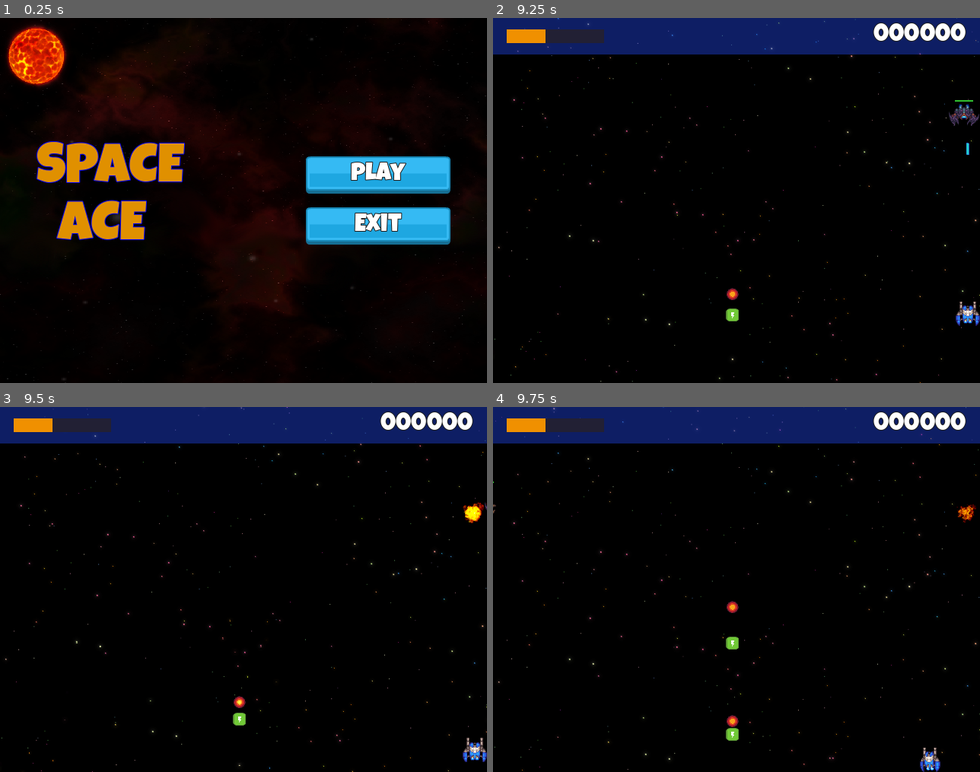
Above: before the commit, frames 1-4 (two rows, left to right).
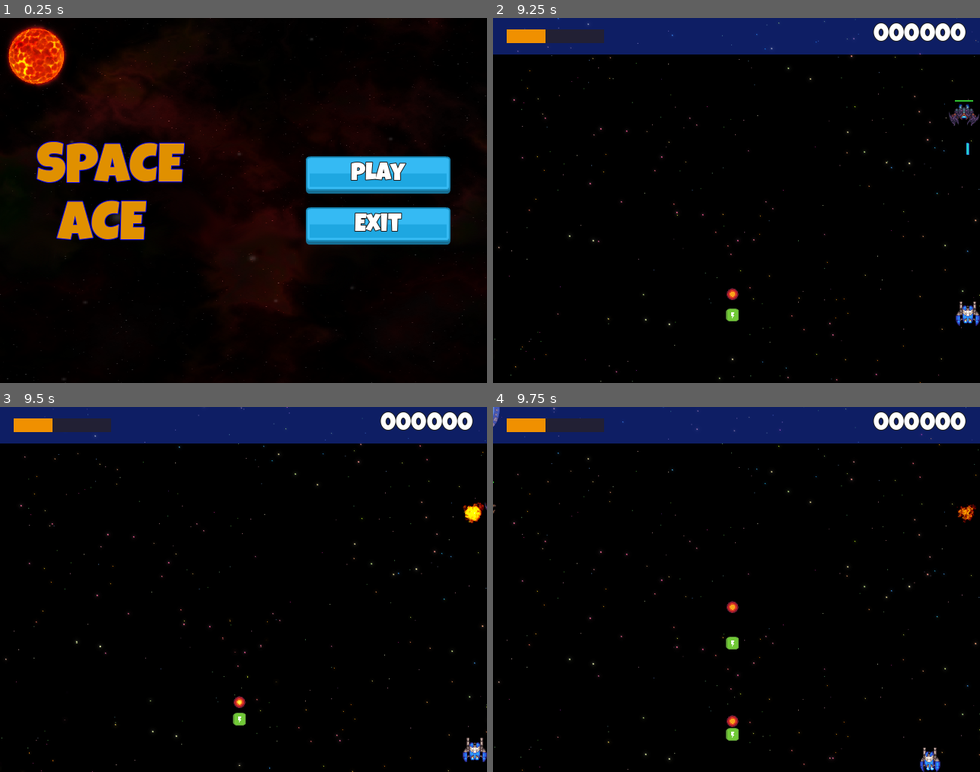
Above: after the commit, the same moments.

Repository: Babrakov/space-ace
Game: Godot game, scene res://Scenes/Main/Main.tscn
The game is run twice, just before and just after one commit, with the same random seed, the same clock (stepped at 60 frames per second) and the same inputs.
Inputs:
- Up to frame 1 (0.25 s): no input
- Up to frame 2 (9.25 s): click "Play" at 0.5 s; hold Right (right) 1.28-2.03 s; hold Space (shoot) 1.28-2.03 s; hold Down (down) 2.03-2.78 s; tap T (test) every 1.5 s from 2.1 to 8.1 s; hold Right (right) 2.78-3.53 s; hold Space (shoot) 2.78-3.53 s; hold Up (up) 3.53-4.28 s; hold Space (shoot) 4.28-5.03 s; hold Left (left) 4.28-5.78 s; hold Down (down) 5.78-6.53 s; hold Space (shoot) 5.78-6.53 s; hold Right (right) 6.53-7.28 s; hold Up (up) 7.28-8.03 s; hold Space (shoot) 7.28-8.03 s; hold Right (right) 8.03-8.78 s; hold Down (down) from 8.78 s (still down); hold Space (shoot) from 8.78 s (still down)
- Up to frame 3 (9.5 s): keep holding Down (down); keep holding Space (shoot)
- Up to frame 4 (9.75 s): release Down (down) at 9.53 s; release Space (shoot) at 9.53 s; hold Left (left) from 9.53 s (still down); tap T (test) at 9.6 s

Frames 1-3 are identical in both runs. In frame 4, less than 0.1% of the frame differs, in the area x 0-2%, y 0-6%.

Commit message:
Saucer Manager

Diff:
--- a/Scenes/Level/Level.tscn
+++ b/Scenes/Level/Level.tscn
@@ -6,6 +6,7 @@
 [ext_resource type="PackedScene" uid="uid://cs7twesq7bmwk" path="res://Scenes/Player/Player.tscn" id="3_4dwx7"]
 [ext_resource type="PackedScene" uid="uid://c8pkpg6y6ly4y" path="res://Scenes/ObjectMaker/ObjectMaker.tscn" id="4_k2uda"]
 [ext_resource type="PackedScene" uid="uid://600y532ojuli" path="res://Scenes/WaveManager/WaveManager.tscn" id="4_lvwdj"]
+[ext_resource type="PackedScene" uid="uid://ikvowcwpfjst" path="res://Scenes/SaucerManager/SaucerManager.tscn" id="5_aei0q"]
 [ext_resource type="AudioStream" uid="uid://t0l7khnjnye0" path="res://assets/sounds/loops/Mercury.wav" id="5_ksici"]
 [ext_resource type="PackedScene" uid="uid://bq8j7jw0vq8j6" path="res://Scenes/GameUi/GameUi.tscn" id="7_8gphe"]
 [ext_resource type="PackedScene" uid="uid://grfgqwlfh1pc" path="res://Scenes/GameOverUi/GameOverUi.tscn" id="8_lvwdj"]
@@ -18,6 +19,8 @@
 [node name="LevelBg" parent="." instance=ExtResource("1_3hkb6")]
 
 [node name="WaveManager" parent="." instance=ExtResource("4_lvwdj")]
+
+[node name="SaucerManager" parent="." instance=ExtResource("5_aei0q")]
 
 [node name="ObjectMaker" parent="." instance=ExtResource("4_k2uda")]
 
--- /dev/null
+++ b/Scenes/SaucerManager/SaucerManager.gd
@@ -0,0 +1,29 @@
+extends Node2D
+
+const SAUCER = preload("res://Scenes/Enemies/Saucer/Saucer.tscn")
+
+const WAIT_TIME = 6.0
+const WAIT_VARIATION = 1.0
+
+@onready var spawn_timer: Timer = $SpawnTimer
+@onready var paths: Node2D = $Paths
+
+var _path2Ds: Array[Path2D] = []
+
+# Called when the node enters the scene tree for the first time.
+func _ready() -> void:
+	for path in paths.get_children():
+		_path2Ds.append(path)
+	reset_timer()
+
+func reset_timer() -> void:
+	SpaceUtils.set_and_start_timer(spawn_timer, WAIT_TIME, WAIT_VARIATION)
+
+func spawn_saucer():
+	var saucer: Saucer = SAUCER.instantiate()
+	var path: Path2D = _path2Ds.pick_random()
+	path.add_child(saucer)
+	reset_timer()
+
+func _on_spawn_timer_timeout() -> void:
+	spawn_saucer()
--- /dev/null
+++ b/Scenes/SaucerManager/SaucerManager.tscn
@@ -0,0 +1,31 @@
+[gd_scene load_steps=4 format=3 uid="uid://ikvowcwpfjst"]
+
+[ext_resource type="Script" uid="uid://dps02i03pvwd4" path="res://Scenes/SaucerManager/SaucerManager.gd" id="1_vxoqe"]
+
+[sub_resource type="Curve2D" id="Curve2D_dyio8"]
+_data = {
+"points": PackedVector2Array(0, 0, 0, 0, -114, -89, -254.461, 3.22102, 254.461, -3.22102, 325, 154, 0, 0, 0, 0, 757, -71)
+}
+point_count = 3
+
+[sub_resource type="Curve2D" id="Curve2D_vxoqe"]
+_data = {
+"points": PackedVector2Array(0, 0, 0, 0, 694, -78, 288.281, 6.44204, -288.281, -6.44204, 313, 156, 0, 0, 0, 0, -95, -97)
+}
+point_count = 3
+
+[node name="SaucerManager" type="Node2D"]
+script = ExtResource("1_vxoqe")
+
+[node name="Paths" type="Node2D" parent="."]
+
+[node name="Path2D" type="Path2D" parent="Paths"]
+curve = SubResource("Curve2D_dyio8")
+
+[node name="Path2D2" type="Path2D" parent="Paths"]
+curve = SubResource("Curve2D_vxoqe")
+
+[node name="SpawnTimer" type="Timer" parent="."]
+one_shot = true
+
+[connection signal="timeout" from="SpawnTimer" to="." method="_on_spawn_timer_timeout"]
Not shown: 1 places in Scenes/Level/Level.tscn that only renumber resources
Not shown, added: Scenes/SaucerManager/SaucerManager.gd.uid
